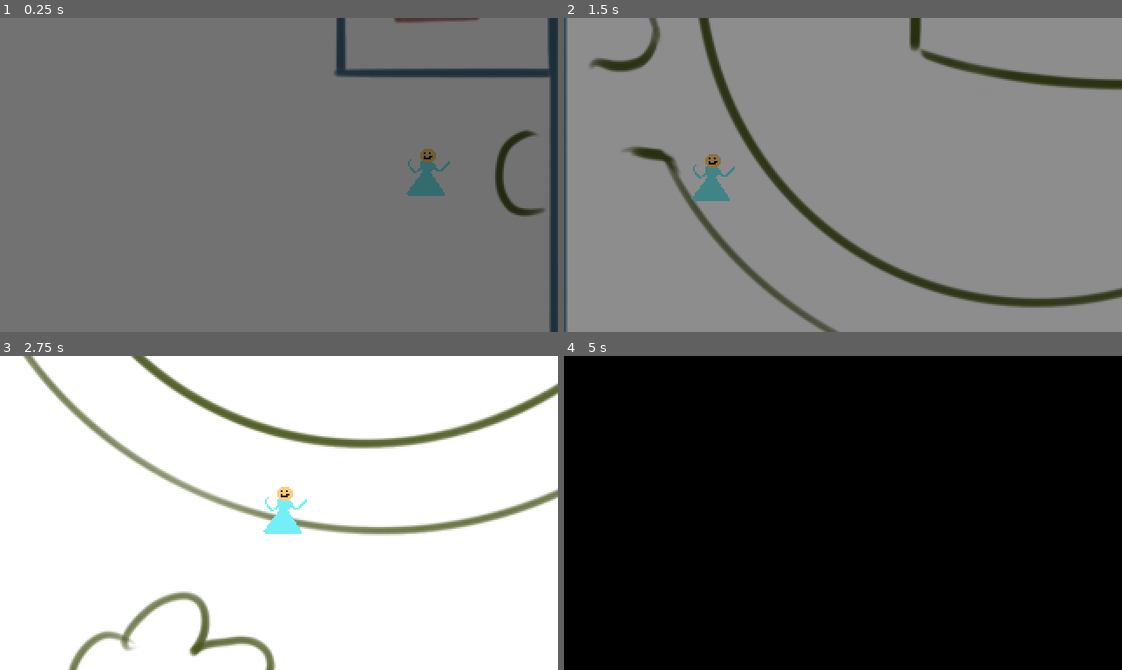
Above: before the commit, frames 1-4 (two rows, left to right).
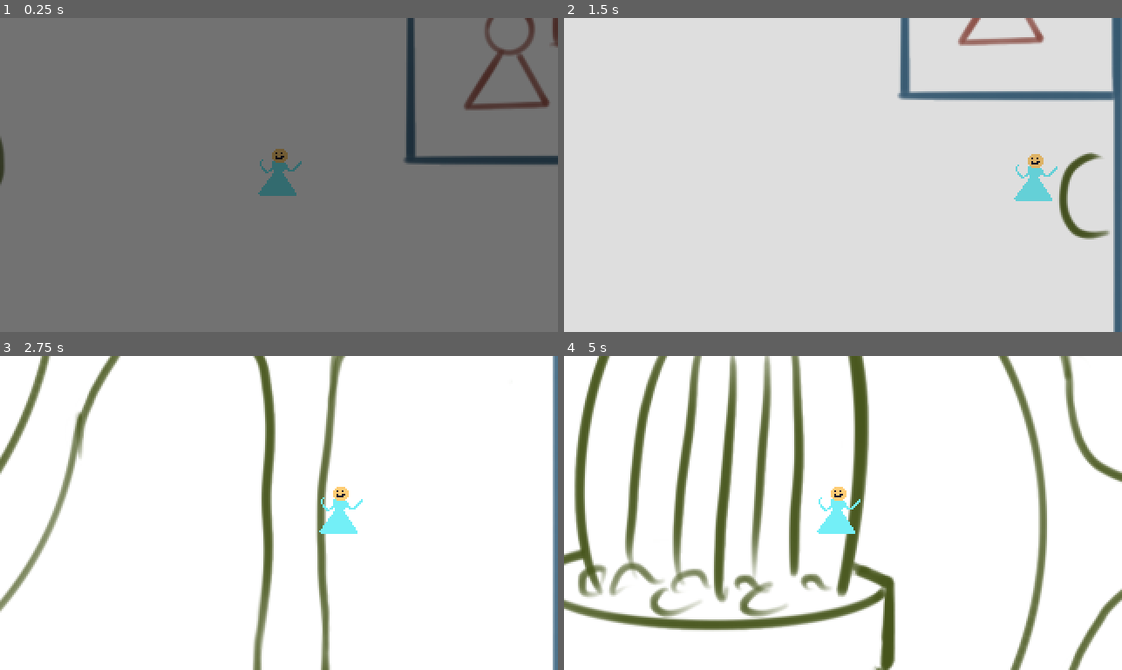
Above: after the commit, the same moments.

Repository: Guzel2/game_jam
Game: Godot game, scene res://scenes/main.tscn
The game is run twice, just before and just after one commit, with the same random seed, the same clock (stepped at 60 frames per second) and the same inputs.
Inputs:
- Up to frame 1 (0.25 s): no input
- Up to frame 2 (1.5 s): hold D (right) 0.53-1.28 s; hold S (down) from 1.28 s (still down)
- Up to frame 3 (2.75 s): release S (down) at 2.03 s; hold D (right) from 2.03 s (still down)
- Up to frame 4 (5 s): release D (right) at 2.78 s; hold W (up) 2.78-3.53 s; hold A (left) from 3.53 s (still down)

The runs differ from the first frame. In frame 1, 7.1% of the frame differs, in the area x 0-100%, y 0-100%; in frame 2, 100%; in frame 3, 14%; in frame 4, 100%.

Commit message:
wash_room connected

Diff:
--- a/godot project/scenes/areas/corridor.gd
+++ b/godot project/scenes/areas/corridor.gd
@@ -14,3 +14,4 @@
 func _on_wash_room_exit_player_entered(scene_path):
 	print('enter washroom')
 	emit_signal('open_this_scene', scene_path)
+	set_player_position_to = Vector2(0, 0)
--- /dev/null
+++ b/godot project/scenes/areas/wash_room.gd
@@ -0,0 +1,13 @@
+extends Node2D
+
+signal open_this_scene(scene_path: String) #signale sind gut um gut verwendbare objekte zu schreiben
+
+@onready var bg = $bg
+@onready var size = bg.get_rect().size
+
+var set_player_position_to = Vector2(0, 0)
+
+func _on_exit_player_entered(scene_path):
+	print('hello')
+	emit_signal('open_this_scene', scene_path)
+	set_player_position_to = Vector2(-140, 200)
--- /dev/null
+++ b/godot project/scenes/areas/wash_room.tscn
@@ -0,0 +1,20 @@
+[gd_scene load_steps=4 format=3 uid="uid://sknjnvr1oder"]
+
+[ext_resource type="Texture2D" uid="uid://meplbr0gstuv" path="res://sprites/backgrounds/wash_room.png" id="1_hpa8a"]
+[ext_resource type="Script" path="res://scenes/areas/wash_room.gd" id="1_qordw"]
+[ext_resource type="PackedScene" uid="uid://cd4gnijua4234" path="res://scenes/custom_objects/player_detector.tscn" id="3_nd1ux"]
+
+[node name="wash_room" type="Node2D"]
+z_index = -1
+script = ExtResource("1_qordw")
+metadata/_edit_horizontal_guides_ = [-65.0, -2.0]
+
+[node name="bg" type="Sprite2D" parent="."]
+texture = ExtResource("1_hpa8a")
+
+[node name="exit" parent="." instance=ExtResource("3_nd1ux")]
+position = Vector2(4.76837e-07, -65)
+scale = Vector2(1.4375, 0.625)
+open_this_scene = "res://scenes/areas/corridor.tscn"
+
+[connection signal="player_entered" from="exit" to="." method="_on_exit_player_entered"]
--- a/godot project/scenes/gameplay.gd
+++ b/godot project/scenes/gameplay.gd
@@ -74,12 +74,11 @@
 
 func load_next_area(scene_path: String):
 	if current_area:
+		player.position = current_area.set_player_position_to
 		current_area.queue_free() #enfernt die alte area
 	current_area = load_scene(scene_path) #lädt die nächste area und nimmt die versendete variable an
 
 	set_camera_area(current_area.size) #gets the size of the new area
-
-	player.position = current_area.set_player_position_to #das ist eine temporäre lösung, kann man gerne ändern
 
 	var my_callable = Callable(self, 'start_transition_to_next_area') #das hier verbindet das signal 'open_this_scene' von den areas mit der function 'start_transition_to_next_area'
 	current_area.connect('open_this_scene', my_callable) #das sind alles vorgefertigte functions, muss man so machen
Not shown, added: godot project/test.txt
